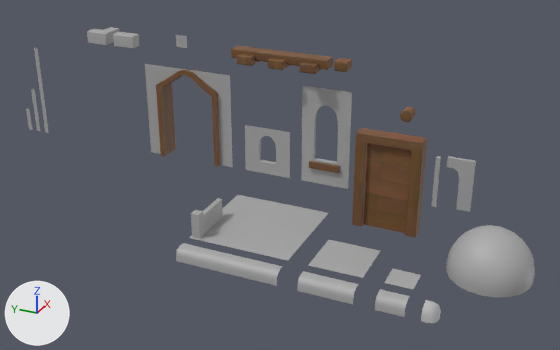
Renders of the FBX model Assets/Art/Environment_Art/Modules/ModularAssets2.fbx from each side of a commit.
Rendered twice from a 50 mm camera at (-8.5, -3.2, 8.43) aimed at (6.12, 3.38, 1.12). Lighting does not change. The marker at lower left points along +X, +Y and +Z. Where no turn or scale is listed for an object, it has been applied to the vertices.

The older version as bpy lines, for what is in view:
```python
me_mesh_002 = bpy.data.meshes.new('Mesh.002')
me_mesh_002.from_pydata(...)  # 81 vertices, 64 faces; spans x -1.2..1.2, y -1.2..1.2, z 0.0
me_mesh_002.materials.append(mat_standardsurface1)  # grey #aaaaaa
me_mesh_008 = bpy.data.meshes.new('Mesh.008')
me_mesh_008.from_pydata(...)  # 40 vertices, 30 faces; spans x -0.16..0.16, y -0.78..0.78, z -1.17..1.17
me_mesh_008.materials.append(mat_wood7)  # picture img_wood_basecolor_png
me_mesh_023 = bpy.data.meshes.new('Mesh.023')
me_mesh_023.from_pydata(...)  # 22 vertices, 15 faces; spans x -0.15..0.15, y -0.15..0.15, z -0.15..0.15
me_mesh_023.materials.append(mat_default_material)  # grey #bcbcbc
ob_cornerflorr_corner = bpy.data.objects.new('CornerFlorr_Corner', me_mesh_023)
ob_cornerflorr_corner.location = (4.05, -0.72, -0.15)
ob_door = bpy.data.objects.new('Door', me_mesh_008)
ob_door.location = (7.19, 1.16, 0.89)
ob_floor_8x8 = bpy.data.objects.new('Floor_8x8', me_mesh_002)
ob_floor_8x8.location = (5.66, 3.65, 0.0)
# also in view: 'Window_Medium' at (7.36, 2.75, 1.69); 'WallOrnament' at (7.26, -0.43, 1.13); 'RoofOrnament' at (5.66, -1.51, 0.5); 'CornerFloor_x8' at (4.05, 3.65, -0.15); 'Floor_2x2' at (4.76, 0.05, 0.0)
```
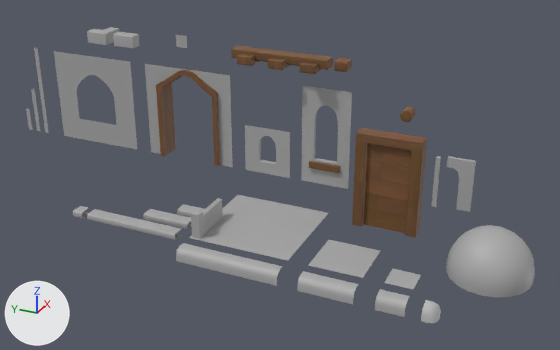
Location of each change, [x1, y1, x2, y2] in pixels of the pictures (560 x 350 px):
'Window_Big', added: after [54, 51, 137, 149]
'RoofCorner_x8', added: after [87, 209, 182, 240]
'RoofCorner_x4', added: after [143, 209, 191, 230]
'RoofCorner_x2', added: after [177, 204, 204, 218]
'RoofCorner_Corner', added: after [73, 206, 88, 218]

What the commit changed:
Mesh me_mesh_030 is new.
It has 18 vertices, 10 faces and spans x -0.15..0.15, y -0.3..0.3, z -0.083..0.083.
It uses material mat_standardsurface1 (grey #aaaaaa).
Mesh me_mesh_007_1 is new.
It has 50 vertices, 23 faces and spans x 0.0, y -1.2..1.2, z -1.2..1.2.
It uses material mat_standardsurface1 (grey #aaaaaa).
Mesh me_mesh_027 is new.
It has 16 vertices, 11 faces and spans x -0.15..0.15, y -0.15..0.15, z -0.083..0.083.
It uses material mat_standardsurface1 (grey #aaaaaa).
Mesh me_mesh_029 is new.
It has 30 vertices, 20 faces and spans x -0.15..0.15, y -0.6..0.6, z -0.083..0.083.
It uses material mat_standardsurface1 (grey #aaaaaa).
Mesh me_mesh_028 is new.
It has 54 vertices, 40 faces and spans x -0.15..0.15, y -1.2..1.2, z -0.08..0.08.
It uses material mat_standardsurface1 (grey #aaaaaa).
Object 'RoofCorner_x2' (ob_roofcorner_x2) is new; it shows me_mesh_030.
Its location is (5.7, 5.52, -0.08).
Object 'Window_Big' (ob_window_big) is new; it shows me_mesh_007_1.
Its location is (7.3, 9.26, 1.69).
Object 'RoofCorner_Corner' (ob_roofcorner_corner) is new; it shows me_mesh_027.
Its location is (4.61, 7.92, -0.08).
Object 'RoofCorner_x4' (ob_roofcorner_x4) is new; it shows me_mesh_029.
Its location is (5.16, 5.82, -0.08).
Object 'RoofCorner_x8' (ob_roofcorner_x8) is new; it shows me_mesh_028.
Its location is (4.61, 6.42, -0.08).
